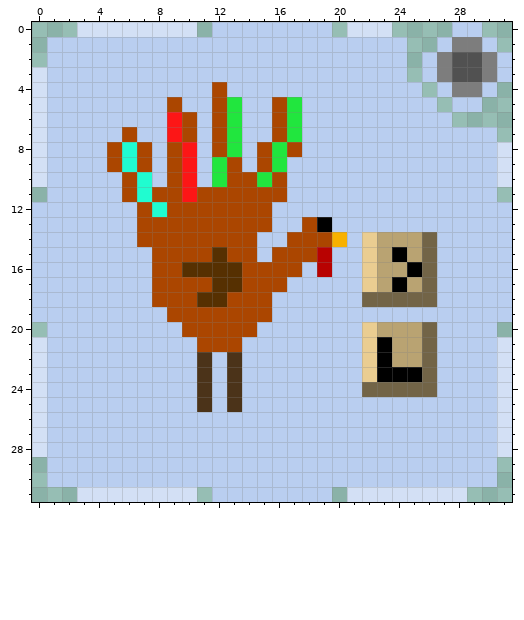
Two versions of one pixel-art sprite, Icons/Hand Turkey.png. The picture above is the old version.
The file is 32x32 pixels. Colours within 5 levels of each other are drawn and written as one.
The result:
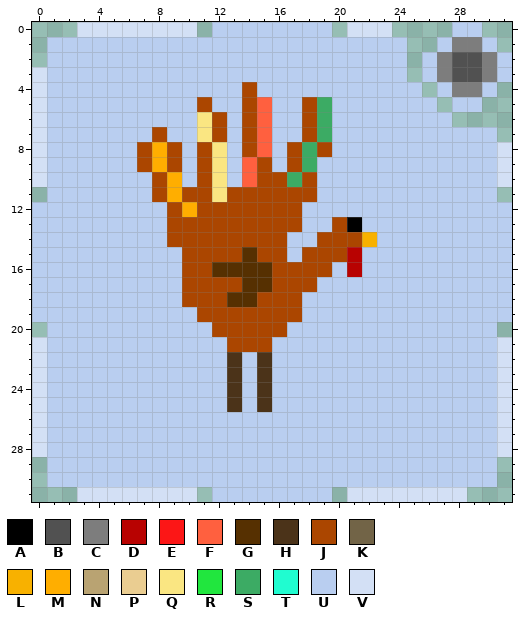
Palette (. is transparent): A #000000  B #515151  C #7d7d7d  D #b80201  E #fc1616  F #ff603f  G #563001  H #4b3319  J #ab4600  K #726447  L #f8b100  M #ffae00  N #b9a372  P #eacd91  Q #fae682  R #21e63e  S #3cab64  T #20fcd0  U #b9cef0  V #d3e0f5
The exact change:
Colour A replaces colour U in row 13 at x 21.
Colour D replaces colour U in rows 15 to 16 at x 21.
Colour F replaces colour J in row 8 at x 15; in row 10 at x 14.
Colour F replaces colour U in rows 5 to 7 at x 15; in row 9 at x 14.
Colour G replaces colour J in row 15 at x 14; in rows 16 to 17 at x 14 to 15; in row 18 at x 13 to 14.
Colour H replaces colour U in rows 22 to 25 at x 15.
Colour J replaces colour D in rows 15 to 16 at x 19.
Colour J replaces colour E in row 11 at x 10.
Colour J replaces colour G in row 15 at x 12; in row 16 at x 10 to 11; in row 17 at x 12 to 13; in row 18 at x 11 to 12.
Colour J replaces colour L in row 14 at x 20.
Colour J replaces colour R in row 10 at x 15.
Colour J replaces colour U in row 4 at x 14; in row 5 at x 11, 14 and 18; in row 6 at x 14 and 18; in row 7 at x 8, 14 and 18; in row 8 at x 11, 14 and 19; in row 9 at x 11 and 17.
Colour J replaces colour U in row 10 at x 8, 11 and 18; in row 11 at x 17 to 18; in row 12 at x 16 to 17; in row 13 at x 16 to 17 and 20; in row 14 at x 15 to 16 and 21; in row 15 at x 15 and 20.
Colour J replaces colour U in row 16 at x 18; in row 17 at x 17 to 18; in rows 18 to 19 at x 16 to 17; in row 20 at x 15 to 16; in row 21 at x 14 to 15.
Colour L replaces colour P in row 14 at x 22.
Colour M replaces colour J in rows 10 to 11 at x 9; in row 12 at x 10.
Colour M replaces colour U in rows 8 to 9 at x 8.
Colour Q replaces colour J in row 8 at x 12; in row 11 at x 12.
Colour Q replaces colour R in rows 9 to 10 at x 12.
Colour Q replaces colour U in rows 6 to 7 at x 11.
Colour S replaces colour U in rows 5 to 7 at x 19; in rows 8 to 9 at x 18; in row 10 at x 17.
Colour U replaces colour A in row 13 at x 19; in row 15 at x 24; in row 16 at x 25; in row 17 at x 24; in rows 21 to 22 at x 23; in row 23 at x 23 to 25.
Colour U replaces colour E in rows 6 to 7 at x 9; in rows 8 to 10 at x 10.
Colour U replaces colour H in rows 22 to 25 at x 11.
Colour U replaces colour J in row 4 at x 12; in row 5 at x 9, 12 and 16; in row 6 at x 10 and 16; in row 7 at x 6, 10 and 16; in row 8 at x 5; in row 9 at x 5 and 13.
Colour U replaces colour J in row 10 at x 6 and 13; in row 11 at x 6; in row 12 at x 7; in row 13 at x 7 to 8 and 18; in row 14 at x 7 to 8 and 17 to 18; in row 15 at x 8 to 9 and 17.
Colour U replaces colour J in rows 16 to 18 at x 8 to 9; in row 19 at x 9 to 10; in row 20 at x 10 to 11; in row 21 at x 11 to 12.
Colour U replaces colour K in rows 14 to 17 at x 26; in row 18 at x 22 to 26; in rows 20 to 23 at x 26; in row 24 at x 22 to 26.
Colour U replaces colour N in row 14 at x 23 to 25; in row 15 at x 23 and 25; in row 16 at x 23 to 24; in row 17 at x 23 and 25; in row 20 at x 23 to 25; in rows 21 to 22 at x 24 to 25.
Colour U replaces colour P in rows 15 to 17 at x 22; in rows 20 to 23 at x 22.
Colour U replaces colour R in rows 5 to 7 at x 13 and 17; in row 8 at x 13 and 16; in row 9 at x 16.
Colour U replaces colour T in rows 8 to 9 at x 6; in rows 10 to 11 at x 7; in row 12 at x 8.
Boxes around the changes in both pictures, in picture pixels (x1, y1, x2, y2):
changed: (107, 82, 437, 412)
